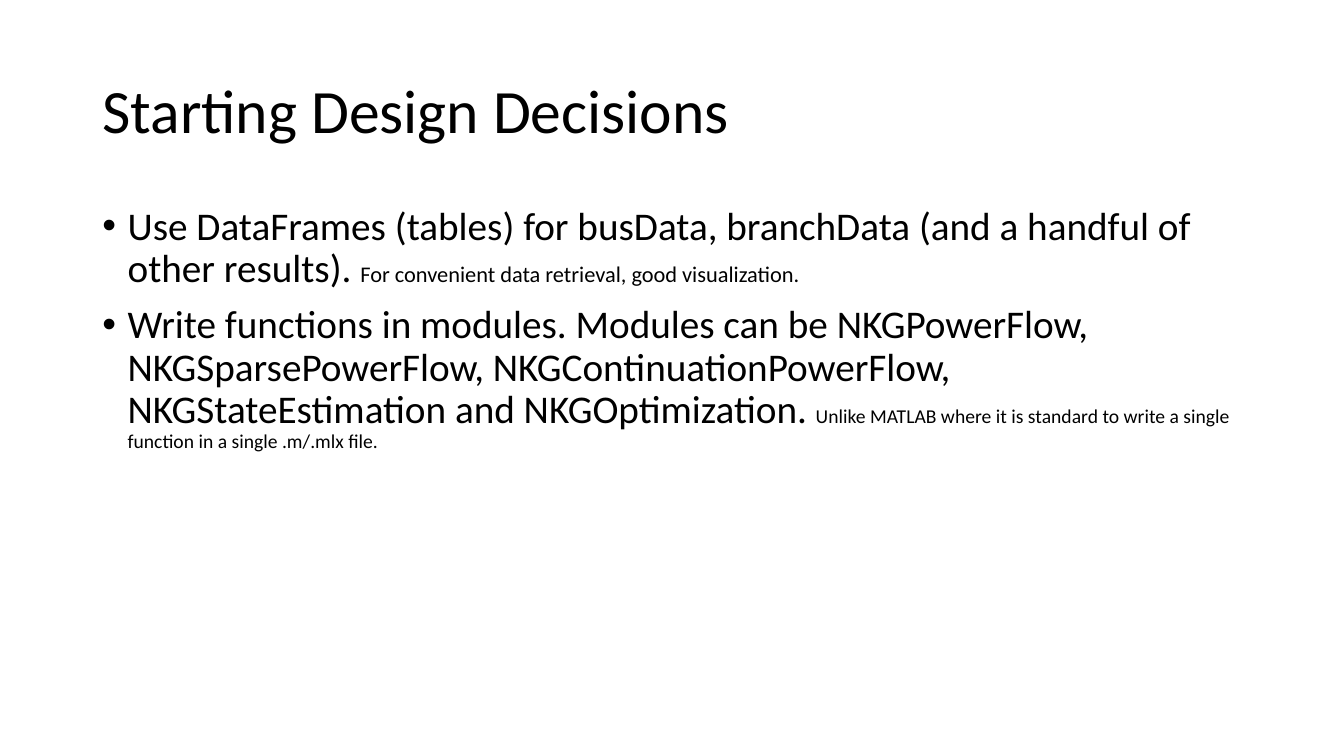
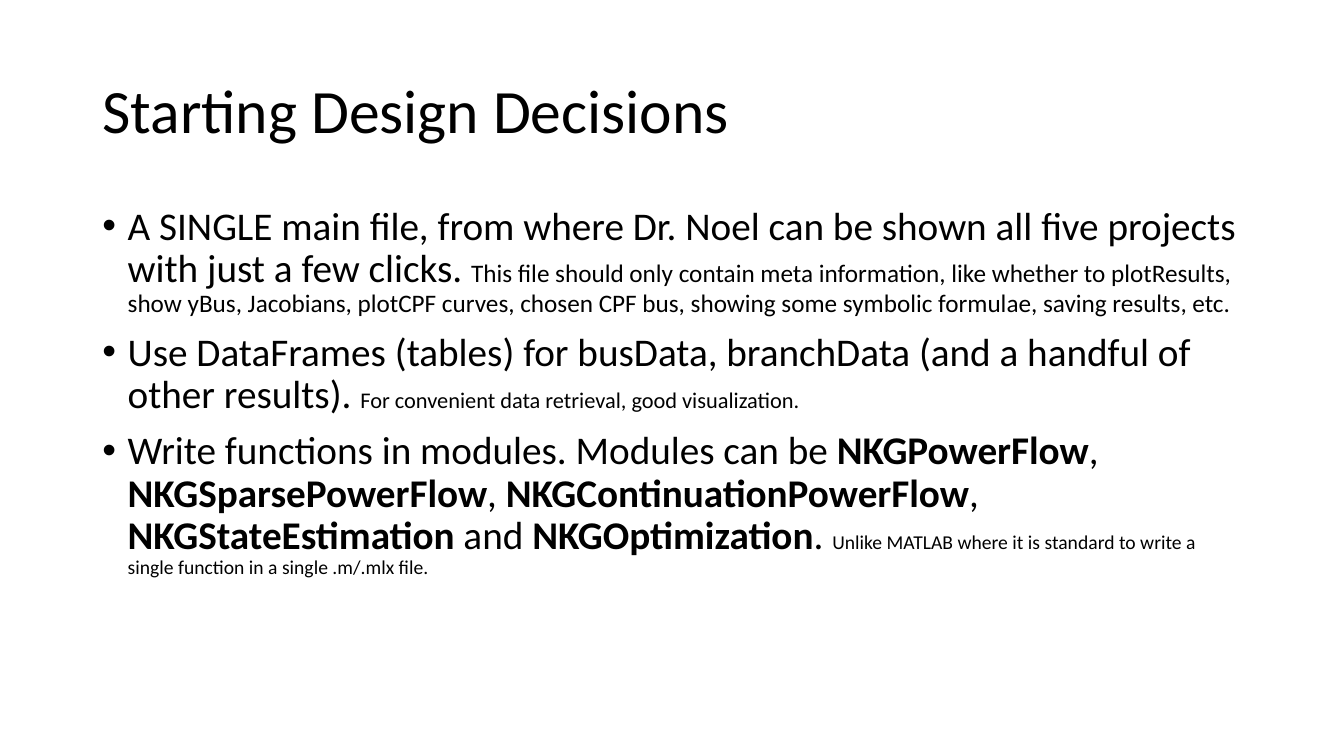
Before and after one commit to Realife-Brahmin/OriginalDocsHub, a slide deck: slide 2 of ee521/plan_for_ee521_in_julia/ee521_julia_plan.pptx. Drawn at 1344x756 pixels with LibreOffice and Linux fonts; fonts in the diff are those of the drawing. Boxes give left, top, right and bottom in pixels: in the first picture for what was removed or moved away, otherwise in the second. Text is boxed around its words. In the diff, an @@ line names an element or a change of style, - is before the commit and + after.

Commit message:
expected module overview

```diff
--- a/ee521/plan_for_ee521_in_julia/ee521_julia_plan.pptx
+++ b/ee521/plan_for_ee521_in_julia/ee521_julia_plan.pptx
@@ text at (x1=128, y1=212, x2=1236, y2=317): paragraph added @@
+• A SINGLE main file, from where Dr. Noel can be shown all five projects with just a few clicks. This file should only contain meta information, like whether to plotResults, show yBus, Jacobians, plotCPF curves, chosen CPF bus, showing some symbolic formulae, saving results, etc.
@@ text at (x1=128, y1=436, x2=1195, y2=578): bold on in "NKGPowerFlow, NKGSparsePowerFlow, NKGContinuationPowerFlow,  ..." @@
```
Also in this commit, not shown: 1 other slide changed, 2 slides added.
